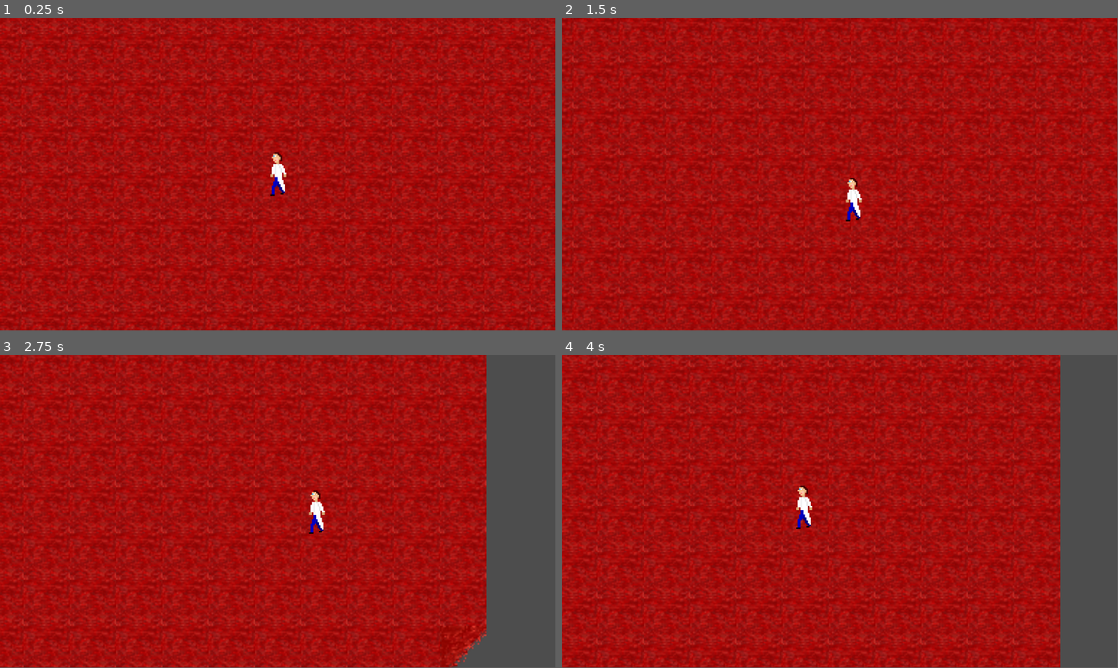
Above: before the commit, frames 1-4 (two rows, left to right).
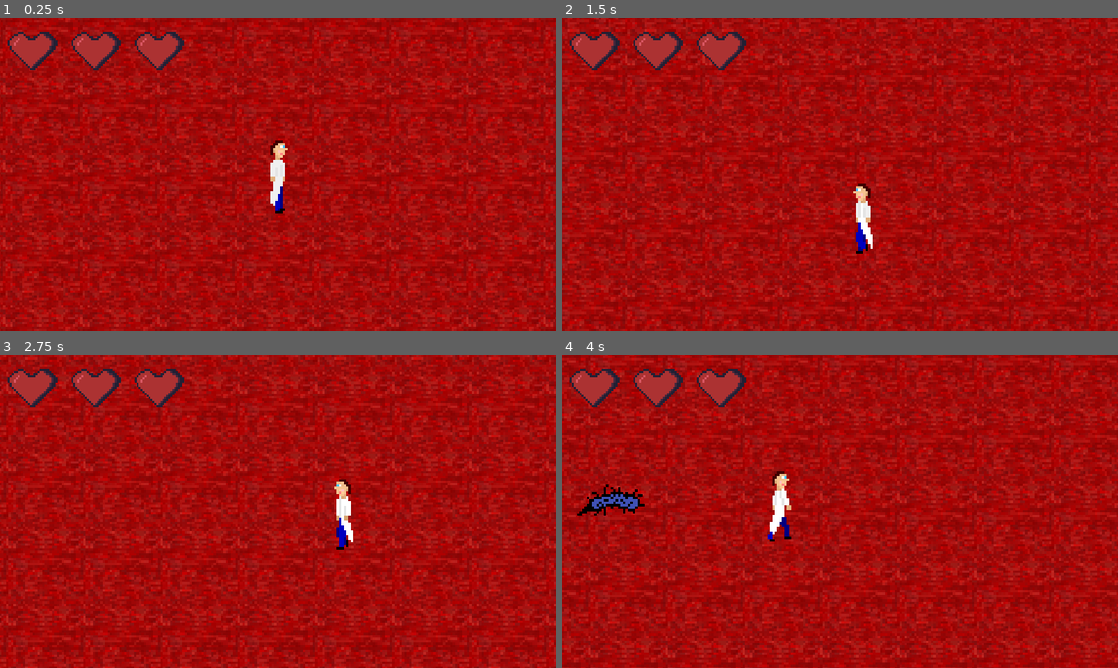
Above: after the commit, the same moments.

Repository: TheFlameFish/HawkesJam-1-Entry
Game: Godot game, scene res://Scenes/main.tscn
Two runs of this game, one before a commit and one after it. Both use one fixed random seed, a clock stepped at 60 frames per second and the inputs below.
Inputs (mouse positions are in pixels of both pictures, inside the frame that each line leads up to):
- Up to frame 1 (0.25 s): no input
- Up to frame 2 (1.5 s): tap Enter at 0.5 s; move the mouse to (962, 158) at 0.52 s; hold D (move_right) 0.53-1.28 s; move the mouse to (728, 190) at 1.27 s; hold S (move_down) from 1.28 s (still down)
- Up to frame 3 (2.75 s): move the mouse to (333, 442) at 2.02 s; release S (move_down) at 2.03 s; hold D (move_right) from 2.03 s (still down)
- Up to frame 4 (4 s): move the mouse to (812, 574) at 2.77 s; release D (move_right) at 2.78 s; hold W (move_up) 2.78-3.53 s; move the mouse to (1006, 558) at 3.52 s; hold A (move_left) from 3.53 s (still down)
In our replay, the window is 799x449 before the commit and 800x450 after it. These sizes can differ from the game's own. Grey fills any space a smaller window leaves; there, only what the larger window draws over its background counts as a difference.

The runs differ from the first frame. In frame 1, 25% of the frame differs, in the area x 0-100%, y 0-100%; in frame 2, 24%; in frame 3, 34%; in frame 4, 33%.

Commit message:
Added enemy, blood cell particles, and health system

Diff:
--- /dev/null
+++ b/Scenes/HealthDisplay.gd
@@ -0,0 +1,28 @@
+extends Control
+
+var health
+var shield
+
+var player
+
+# Called when the node enters the scene tree for the first time.
+func _ready():
+	player = $"../../Player"
+
+
+# Called every frame. 'delta' is the elapsed time since the previous frame.
+func _process(delta):
+	health = player.health
+	shield = player.shield
+
+	update($"Heart1",1)
+	update($"Heart2",2)
+	update($"Heart3",3)
+
+func update(heart,number):
+	if (shield >= number):
+		heart.set_status("shield")
+	elif (health >= number):
+		heart.set_status("default")
+	else:
+		heart.set_status("dead")
--- /dev/null
+++ b/Scenes/Heart.gd
@@ -0,0 +1,20 @@
+extends Sprite2D
+
+var state_machine
+
+# Called when the node enters the scene tree for the first time.
+func _ready():
+	state_machine = $AnimationTree.get("parameters/playback")
+
+
+# Called every frame. 'delta' is the elapsed time since the previous frame.
+func _process(delta):
+	pass
+
+func set_status(status):
+	if status == "default":
+		state_machine.travel("Default")
+	elif status == "dead":
+		state_machine.travel("Decay")
+	elif status == "shield":
+		state_machine.travel("Shielded")
--- /dev/null
+++ b/Scenes/enemy.tscn
@@ -0,0 +1,126 @@
+[gd_scene load_steps=15 format=3 uid="uid://baefmaialchoi"]
+
+[ext_resource type="Script" path="res://Scripts/enemy.gd" id="1_n6g3a"]
+[ext_resource type="Texture2D" uid="uid://c3bqoto4aec5h" path="res://Textures/bacteria.png" id="1_w1rad"]
+
+[sub_resource type="RectangleShape2D" id="RectangleShape2D_kipgo"]
+size = Vector2(20, 6)
+
+[sub_resource type="Animation" id="Animation_q1kbl"]
+length = 0.001
+tracks/0/type = "value"
+tracks/0/imported = false
+tracks/0/enabled = true
+tracks/0/path = NodePath("Sprite2D:frame")
+tracks/0/interp = 1
+tracks/0/loop_wrap = true
+tracks/0/keys = {
+"times": PackedFloat32Array(0),
+"transitions": PackedFloat32Array(1),
+"update": 1,
+"values": [0]
+}
+
+[sub_resource type="Animation" id="Animation_ba6ee"]
+resource_name = "wiggle"
+length = 0.8
+loop_mode = 1
+tracks/0/type = "value"
+tracks/0/imported = false
+tracks/0/enabled = true
+tracks/0/path = NodePath("Sprite2D:frame")
+tracks/0/interp = 1
+tracks/0/loop_wrap = true
+tracks/0/keys = {
+"times": PackedFloat32Array(0, 0.1, 0.2, 0.3, 0.4, 0.5, 0.6, 0.7),
+"transitions": PackedFloat32Array(1, 1, 1, 1, 1, 1, 1, 1),
+"update": 1,
+"values": [0, 1, 2, 3, 4, 5, 6, 7]
+}
+
+[sub_resource type="Animation" id="Animation_4cm78"]
+resource_name = "wiggle_slow"
+length = 1.6
+tracks/0/type = "value"
+tracks/0/imported = false
+tracks/0/enabled = true
+tracks/0/path = NodePath("Sprite2D:frame")
+tracks/0/interp = 1
+tracks/0/loop_wrap = true
+tracks/0/keys = {
+"times": PackedFloat32Array(0, 0.2, 0.4, 0.6, 0.8, 1, 1.2, 1.4),
+"transitions": PackedFloat32Array(1, 1, 1, 1, 1, 1, 1, 1),
+"update": 1,
+"values": [0, 1, 2, 3, 4, 5, 6, 7]
+}
+
+[sub_resource type="AnimationLibrary" id="AnimationLibrary_paybm"]
+_data = {
+"RESET": SubResource("Animation_q1kbl"),
+"wiggle": SubResource("Animation_ba6ee"),
+"wiggle_slow": SubResource("Animation_4cm78")
+}
+
+[sub_resource type="AnimationNodeAnimation" id="AnimationNodeAnimation_xp1qc"]
+animation = &"wiggle"
+
+[sub_resource type="AnimationNodeAnimation" id="AnimationNodeAnimation_7ioyx"]
+animation = &"wiggle_slow"
+
+[sub_resource type="AnimationNodeStateMachineTransition" id="AnimationNodeStateMachineTransition_px511"]
+advance_mode = 2
+
+[sub_resource type="AnimationNodeStateMachineTransition" id="AnimationNodeStateMachineTransition_nypyu"]
+
+[sub_resource type="AnimationNodeStateMachineTransition" id="AnimationNodeStateMachineTransition_shuhq"]
+switch_mode = 2
+advance_mode = 2
+
+[sub_resource type="AnimationNodeStateMachine" id="AnimationNodeStateMachine_pebrm"]
+states/wiggle/node = SubResource("AnimationNodeAnimation_xp1qc")
+states/wiggle/position = Vector2(381, 100)
+states/wiggle_slow/node = SubResource("AnimationNodeAnimation_7ioyx")
+states/wiggle_slow/position = Vector2(553, 37)
+transitions = ["Start", "wiggle", SubResource("AnimationNodeStateMachineTransition_px511"), "wiggle", "wiggle_slow", SubResource("AnimationNodeStateMachineTransition_nypyu"), "wiggle_slow", "wiggle", SubResource("AnimationNodeStateMachineTransition_shuhq")]
+graph_offset = Vector2(-15, -26)
+
+[sub_resource type="RectangleShape2D" id="RectangleShape2D_p4s3w"]
+size = Vector2(25, 13)
+
+[node name="Enemy" type="CharacterBody2D" groups=["ImmuneTarget"]]
+collision_layer = 2
+collision_mask = 15
+platform_floor_layers = 4294967040
+script = ExtResource("1_n6g3a")
+
+[node name="Sprite2D" type="Sprite2D" parent="."]
+texture_filter = 1
+texture = ExtResource("1_w1rad")
+hframes = 5
+vframes = 2
+
+[node name="CollisionShape2D" type="CollisionShape2D" parent="."]
+position = Vector2(4, -1)
+shape = SubResource("RectangleShape2D_kipgo")
+
+[node name="AnimationPlayer" type="AnimationPlayer" parent="."]
+libraries = {
+"": SubResource("AnimationLibrary_paybm")
+}
+
+[node name="AnimationTree" type="AnimationTree" parent="."]
+libraries = {
+"": SubResource("AnimationLibrary_paybm")
+}
+tree_root = SubResource("AnimationNodeStateMachine_pebrm")
+anim_player = NodePath("../AnimationPlayer")
+
+[node name="DamageHitbox" type="Area2D" parent="."]
+collision_layer = 16
+collision_mask = 12
+
+[node name="CollisionShape2D" type="CollisionShape2D" parent="DamageHitbox"]
+position = Vector2(2.5, -1.5)
+shape = SubResource("RectangleShape2D_p4s3w")
+
+[connection signal="body_entered" from="DamageHitbox" to="." method="_on_damage_hitbox_body_entered"]
--- a/Scenes/main.tscn
+++ b/Scenes/main.tscn
@@ -1,10 +1,15 @@
-[gd_scene load_steps=11 format=3 uid="uid://ch5jab7mudhle"]
+[gd_scene load_steps=37 format=3 uid="uid://ch5jab7mudhle"]
 
 [ext_resource type="PackedScene" uid="uid://dsffyc8e6vgif" path="res://Scenes/player.tscn" id="1_hlq75"]
 [ext_resource type="Texture2D" uid="uid://bouaa1cmgl35f" path="res://Textures/Flesh/Floor_Full.png" id="2_b0jmd"]
 [ext_resource type="Texture2D" uid="uid://dphpiretlkthn" path="res://Textures/Flesh/Floor_Edge.png" id="3_4x640"]
 [ext_resource type="Texture2D" uid="uid://vncbpjdqm1ia" path="res://Textures/Flesh/Floor_Corner.png" id="4_11ehc"]
 [ext_resource type="Texture2D" uid="uid://ouxytc5mc86u" path="res://Textures/Flesh/Floor_Tiles.png" id="4_dyv7m"]
+[ext_resource type="PackedScene" uid="uid://baefmaialchoi" path="res://Scenes/enemy.tscn" id="6_we701"]
+[ext_resource type="Texture2D" uid="uid://bjnifgbewkywd" path="res://Textures/blood_cell.png" id="7_7ql1w"]
+[ext_resource type="Script" path="res://Scenes/HealthDisplay.gd" id="8_l7xgn"]
+[ext_resource type="Texture2D" uid="uid://c8ghhv8kvd678" path="res://Textures/Heart2.png" id="8_wqfsx"]
+[ext_resource type="Script" path="res://Scenes/Heart.gd" id="9_hoebn"]
 
 [sub_resource type="TileSetAtlasSource" id="TileSetAtlasSource_br70j"]
 resource_name = "Flesh Floor Full"
@@ -50,9 +55,162 @@
 sources/5 = SubResource("TileSetAtlasSource_yb50k")
 sources/6 = SubResource("TileSetAtlasSource_2a41x")
 
+[sub_resource type="RectangleShape2D" id="RectangleShape2D_82ba0"]
+size = Vector2(746, 101)
+
+[sub_resource type="RectangleShape2D" id="RectangleShape2D_abels"]
+size = Vector2(98, 455)
+
+[sub_resource type="RectangleShape2D" id="RectangleShape2D_3jw6p"]
+size = Vector2(105.568, 455)
+
+[sub_resource type="ParticleProcessMaterial" id="ParticleProcessMaterial_y7yc6"]
+lifetime_randomness = 0.49
+particle_flag_disable_z = true
+emission_shape = 3
+emission_box_extents = Vector3(1, 100, 1)
+angle_min = -32.4
+angle_max = 275.1
+spread = 131.461
+flatness = 1.0
+initial_velocity_min = 287.19
+initial_velocity_max = 785.39
+angular_velocity_min = -100.0
+angular_velocity_max = 100.0
+gravity = Vector3(0, 0, 0)
+scale_min = 0.7
+scale_max = 1.3
+
+[sub_resource type="Animation" id="Animation_p4v55"]
+resource_name = "Default"
+tracks/0/type = "value"
+tracks/0/imported = false
+tracks/0/enabled = true
+tracks/0/path = NodePath(".:frame")
+tracks/0/interp = 1
+tracks/0/loop_wrap = true
+tracks/0/keys = {
+"times": PackedFloat32Array(0),
+"transitions": PackedFloat32Array(1),
+"update": 1,
+"values": [0]
+}
+
+[sub_resource type="Animation" id="Animation_kv3ea"]
+length = 0.001
+tracks/0/type = "value"
+tracks/0/imported = false
+tracks/0/enabled = true
+tracks/0/path = NodePath(".:frame")
+tracks/0/interp = 1
+tracks/0/loop_wrap = true
+tracks/0/keys = {
+"times": PackedFloat32Array(0),
+"transitions": PackedFloat32Array(1),
+"update": 1,
+"values": [0]
+}
+
+[sub_resource type="Animation" id="Animation_wh4fp"]
+resource_name = "Decay"
+length = 0.7
+tracks/0/type = "value"
+tracks/0/imported = false
+tracks/0/enabled = true
+tracks/0/path = NodePath(".:frame")
+tracks/0/interp = 1
+tracks/0/loop_wrap = true
+tracks/0/keys = {
+"times": PackedFloat32Array(0, 0.1, 0.2, 0.3, 0.4, 0.5, 0.6),
+"transitions": PackedFloat32Array(1, 1, 1, 1, 1, 1, 1),
+"update": 1,
+"values": [0, 1, 2, 3, 4, 5, 6]
+}
+
+[sub_resource type="Animation" id="Animation_7ecko"]
+resource_name = "Regenerate"
+length = 0.7
+tracks/0/type = "value"
+tracks/0/imported = false
+tracks/0/enabled = true
+tracks/0/path = NodePath(".:frame")
+tracks/0/interp = 1
+tracks/0/loop_wrap = true
+tracks/0/keys = {
+"times": PackedFloat32Array(0, 0.1, 0.2, 0.3, 0.4, 0.5, 0.6),
+"transitions": PackedFloat32Array(1, 1, 1, 1, 1, 1, 1),
+"update": 1,
+"values": [6, 5, 4, 3, 2, 1, 0]
+}
+
+[sub_resource type="Animation" id="Animation_5qbf4"]
+resource_name = "Shielded"
+length = 0.1
+tracks/0/type = "value"
+tracks/0/imported = false
+tracks/0/enabled = true
+tracks/0/path = NodePath(".:frame")
+tracks/0/interp = 1
+tracks/0/loop_wrap = true
+tracks/0/keys = {
+"times": PackedFloat32Array(0, 0.4),
+"transitions": PackedFloat32Array(1, 1),
+"update": 1,
+"values": [8, 9]
+}
+
+[sub_resource type="AnimationLibrary" id="AnimationLibrary_pj2ij"]
+_data = {
+"Decay": SubResource("Animation_wh4fp"),
+"Default": SubResource("Animation_p4v55"),
+"RESET": SubResource("Animation_kv3ea"),
+"Regenerate": SubResource("Animation_7ecko"),
+"Shielded": SubResource("Animation_5qbf4")
+}
+
+[sub_resource type="AnimationNodeAnimation" id="AnimationNodeAnimation_hhqun"]
+animation = &"Decay"
+
+[sub_resource type="AnimationNodeAnimation" id="AnimationNodeAnimation_gj78i"]
+animation = &"Default"
+
+[sub_resource type="AnimationNodeAnimation" id="AnimationNodeAnimation_jm7iq"]
+animation = &"Regenerate"
+
+[sub_resource type="AnimationNodeAnimation" id="AnimationNodeAnimation_0vd18"]
+animation = &"Shielded"
+
+[sub_resource type="AnimationNodeStateMachineTransition" id="AnimationNodeStateMachineTransition_xgrgo"]
+advance_mode = 2
+
+[sub_resource type="AnimationNodeStateMachineTransition" id="AnimationNodeStateMachineTransition_xjed8"]
+
+[sub_resource type="AnimationNodeStateMachineTransition" id="AnimationNodeStateMachineTransition_whsus"]
+switch_mode = 2
+
+[sub_resource type="AnimationNodeStateMachineTransition" id="AnimationNodeStateMachineTransition_u8812"]
+switch_mode = 2
+
+[sub_resource type="AnimationNodeStateMachineTransition" id="AnimationNodeStateMachineTransition_7n5y4"]
+
+[sub_resource type="AnimationNodeStateMachineTransition" id="AnimationNodeStateMachineTransition_v6h8k"]
+
+[sub_resource type="AnimationNodeStateMachine" id="AnimationNodeStateMachine_lsw0g"]
+states/Decay/node = SubResource("AnimationNodeAnimation_hhqun")
+states/Decay/position = Vector2(516, 3)
+states/Default/node = SubResource("AnimationNodeAnimation_gj78i")
+states/Default/position = Vector2(362, 100)
+states/Regenerate/node = SubResource("AnimationNodeAnimation_jm7iq")
+states/Regenerate/position = Vector2(516, 159)
+states/Shielded/node = SubResource("AnimationNodeAnimation_0vd18")
+states/Shielded/position = Vector2(338, 208)
+transitions = ["Start", "Default", SubResource("AnimationNodeStateMachineTransition_xgrgo"), "Default", "Decay", SubResource("AnimationNodeStateMachineTransition_xjed8"), "Decay", "Regenerate", SubResource("AnimationNodeStateMachineTransition_whsus"), "Regenerate", "Default", SubResource("AnimationNodeStateMachineTransition_u8812"), "Default", "Shielded", SubResource("AnimationNodeStateMachineTransition_7n5y4"), "Shielded", "Default", SubResource("AnimationNodeStateMachineTransition_v6h8k")]
+graph_offset = Vector2(-66, -21)
+
 [node name="Main" type="Node2D"]
 
 [node name="TileMap" type="TileMap" parent="."]
+texture_filter = 1
 tile_set = SubResource("TileSet_noh4c")
 format = 2
 layer_0/tile_data = PackedInt32Array(196605, 65542, 1, 262141, 65542, 1, 262142, 65542, 1, 327679, 65542, 1, 262144, 65 …(7045 unchanged characters)…
@@ -61,5 +219,153 @@
 position = Vector2(273, 161)
 
 [node name="Camera2D" type="Camera2D" parent="Player"]
-zoom = Vector2(3, 3)
+zoom = Vector2(5, 5)
 position_smoothing_enabled = true
+
+[node name="Bounaries" type="Node2D" parent="."]
+
+[node name="UpBounds" type="StaticBody2D" parent="Bounaries"]
+
+[node name="CollisionShape2D" type="CollisionShape2D" parent="Bounaries/UpBounds"]
+position = Vector2(208, -178.5)
+shape = SubResource("RectangleShape2D_82ba0")
+
+[node name="LowerBounds" type="StaticBody2D" parent="Bounaries"]
+position = Vector2(0, 610)
+
+[node name="CollisionShape2D" type="CollisionShape2D" parent="Bounaries/LowerBounds"]
+position = Vector2(208, -178.5)
+shape = SubResource("RectangleShape2D_82ba0")
+
+[node name="LeftBounds" type="StaticBody2D" parent="Bounaries"]
+position = Vector2(-400, 305)
+
+[node name="CollisionShape2D" type="CollisionShape2D" parent="Bounaries/LeftBounds"]
+position = Vector2(159, -178.5)
+shape = SubResource("RectangleShape2D_abels")
+
+[node name="RightBounds" type="StaticBody2D" parent="Bounaries"]
+position = Vector2(498, 305)
+
+[node name="CollisionShape2D" type="CollisionShape2D" parent="Bounaries/RightBounds"]
+position = Vector2(159, -178.5)
+shape = SubResource("RectangleShape2D_abels")
+
+[node name="UpperRightBounds" type="StaticBody2D" parent="Bounaries"]
+position = Vector2(498, 305)
+
+[node name="CollisionShape2D" type="CollisionShape2D" parent="Bounaries/UpperRightBounds"]
+position = Vector2(138.324, -447.324)
+rotation = -0.785398
+shape = SubResource("RectangleShape2D_3jw6p")
+
+[node name="UpperLeftBounds" type="StaticBody2D" parent="Bounaries"]
+position = Vector2(-400, 305)
+
+[node name="CollisionShape2D" type="CollisionShape2D" parent="Bounaries/UpperLeftBounds"]
+position = Vector2(187, -455)
+rotation = 0.785398
+shape = SubResource("RectangleShape2D_3jw6p")
+
+[node name="LowerLeftBounds" type="StaticBody2D" parent="Bounaries"]
+position = Vector2(-400, 305)
+
+[node name="CollisionShape2D" type="CollisionShape2D" parent="Bounaries/LowerLeftBounds"]
+position = Vector2(190, 102)
+rotation = -0.785398
+shape = SubResource("RectangleShape2D_3jw6p")
+
+[node name="LowerRightBounds" type="StaticBody2D" parent="Bounaries"]
+position = Vector2(-400, 305)
+
+[node name="CollisionShape2D" type="CollisionShape2D" parent="Bounaries/LowerRightBounds"]
+position = Vector2(1036, 91)
+rotation = 0.785398
+shape = SubResource("RectangleShape2D_3jw6p")
+
+[node name="Enemy" parent="." instance=ExtResource("6_we701")]
+
+[node name="GPUParticles2D" type="GPUParticles2D" parent="."]
+texture_filter = 1
+position = Vector2(-350, 125)
+scale = Vector2(1, 3.14)
+amount = 438
+process_material = SubResource("ParticleProcessMaterial_y7yc6")
+texture = ExtResource("7_7ql1w")
+lifetime = 30.0
+visibility_rect = Rect2(0, -125, 1000, 250)
+
+[node name="HUD" type="CanvasLayer" parent="."]
+
+[node name="Health" type="Control" parent="HUD"]
+layout_mode = 3
+anchors_preset = 0
+offset_right = 512.0
+offset_bottom = 149.0
+scale = Vector2(0.75, 0.75)
+script = ExtResource("8_l7xgn")
+
+[node name="Heart1" type="Sprite2D" parent="HUD/Health"]
+texture_filter = 1
+position = Vector2(87.5, 88.5)
+scale = Vector2(5.46875, 5.46875)
+texture = ExtResource("8_wqfsx")
+hframes = 8
+vframes = 2
+script = ExtResource("9_hoebn")
+
+[node name="AnimationTree" type="AnimationTree" parent="HUD/Health/Heart1"]
+libraries = {
+"": SubResource("AnimationLibrary_pj2ij")
+}
+tree_root = SubResource("AnimationNodeStateMachine_lsw0g")
+anim_player = NodePath("../AnimationPlayer")
+
+[node name="AnimationPlayer" type="AnimationPlayer" parent="HUD/Health/Heart1"]
+libraries = {
+"": SubResource("AnimationLibrary_pj2ij")
+}
+
+[node name="Heart2" type="Sprite2D" parent="HUD/Health"]
+texture_filter = 1
+position = Vector2(87.5, 88.5)
+scale = Vector2(5.46875, 5.46875)
+texture = ExtResource("8_wqfsx")
+offset = Vector2(32, 0)
+hframes = 8
+vframes = 2
+script = ExtResource("9_hoebn")
+
+[node name="AnimationTree" type="AnimationTree" parent="HUD/Health/Heart2"]
+libraries = {
+"": SubResource("AnimationLibrary_pj2ij")
+}
+tree_root = SubResource("AnimationNodeStateMachine_lsw0g")
+anim_player = NodePath("../AnimationPlayer")
+
+[node name="AnimationPlayer" type="AnimationPlayer" parent="HUD/Health/Heart2"]
+libraries = {
+"": SubResource("AnimationLibrary_pj2ij")
+}
+
+[node name="Heart3" type="Sprite2D" parent="HUD/Health"]
+texture_filter = 1
+position = Vector2(87.5, 88.5)
+scale = Vector2(5.46875, 5.46875)
+texture = ExtResource("8_wqfsx")
+offset = Vector2(64, 0)
+hframes = 8
+vframes = 2
+script = ExtResource("9_hoebn")
+
+[node name="AnimationTree" type="AnimationTree" parent="HUD/Health/Heart3"]
+libraries = {
+"": SubResource("AnimationLibrary_pj2ij")
+}
+tree_root = SubResource("AnimationNodeStateMachine_lsw0g")
+anim_player = NodePath("../AnimationPlayer")
+
+[node name="AnimationPlayer" type="AnimationPlayer" parent="HUD/Health/Heart3"]
+libraries = {
+"": SubResource("AnimationLibrary_pj2ij")
+}
--- a/Scenes/player.tscn
+++ b/Scenes/player.tscn
@@ -206,7 +206,40 @@
 [sub_resource type="RectangleShape2D" id="RectangleShape2D_r6y5i"]
 size = Vector2(11, 30)
 
-[node name="Player" type="CharacterBody2D"]
+[sub_resource type="AnimationNodeAnimation" id="AnimationNodeAnimation_itlhs"]
+animation = &"idle_right"
+
+[sub_resource type="AnimationNodeAnimation" id="AnimationNodeAnimation_o4btg"]
+animation = &"run_right"
+
+[sub_resource type="AnimationNodeAnimation" id="AnimationNodeAnimation_lot1f"]
+animation = &"walk_right"
+
+[sub_resource type="AnimationNodeStateMachineTransition" id="AnimationNodeStateMachineTransition_qgejx"]
+
+[sub_resource type="AnimationNodeStateMachineTransition" id="AnimationNodeStateMachineTransition_2s2tr"]
+
+[sub_resource type="AnimationNodeStateMachineTransition" id="AnimationNodeStateMachineTransition_sf610"]
+
+[sub_resource type="AnimationNodeStateMachineTransition" id="AnimationNodeStateMachineTransition_htgs2"]
+
+[sub_resource type="AnimationNodeStateMachineTransition" id="AnimationNodeStateMachineTransition_2elqn"]
+advance_mode = 2
+
+[sub_resource type="AnimationNodeStateMachine" id="AnimationNodeStateMachine_3xvsa"]
+states/Start/position = Vector2(255, 122)
+states/idle_right/node = SubResource("AnimationNodeAnimation_itlhs")
+states/idle_right/position = Vector2(501, 128)
+states/run_right/node = SubResource("AnimationNodeAnimation_o4btg")
+states/run_right/position = Vector2(654, 189)
+states/walk_right/node = SubResource("AnimationNodeAnimation_lot1f")
+states/walk_right/position = Vector2(677, 71)
+transitions = ["idle_right", "walk_right", SubResource("AnimationNodeStateMachineTransition_qgejx"), "walk_right", "idle_right", SubResource("AnimationNodeStateMachineTransition_2s2tr"), "idle_right", "run_right", SubResource("AnimationNodeStateMachineTransition_sf610"), "run_right", "idle_right", SubResource("AnimationNodeStateMachineTransition_htgs2"), "Start", "idle_right", SubResource("AnimationNodeStateMachineTransition_2elqn")]
+graph_offset = Vector2(-33, 1)
+
+[node name="Player" type="CharacterBody2D" groups=["EnemyTarget", "ImmuneTarget"]]
+collision_layer = 8
+platform_floor_layers = 4294967040
 script = ExtResource("1_w3y5j")
 
 [node name="Sprite" type="Sprite2D" parent="."]
@@ -224,3 +257,11 @@
 [node name="CollisionShape2D" type="CollisionShape2D" parent="."]
 position = Vector2(0.499999, 0)
 shape = SubResource("RectangleShape2D_r6y5i")
+
+[node name="AnimationTree" type="AnimationTree" parent="."]
+root_node = NodePath("../Sprite")
+libraries = {
+"": SubResource("AnimationLibrary_01cc3")
+}
+tree_root = SubResource("AnimationNodeStateMachine_3xvsa")
+anim_player = NodePath("../Sprite/PlayerAnimation")
--- /dev/null
+++ b/Scripts/enemy.gd
@@ -0,0 +1,55 @@
+extends CharacterBody2D
+
+const SPEED = 100
+var speed
+var target
+
+var state_machine
+
+# Called when the node enters the scene tree for the first time.
+func _ready():
+	speed = SPEED
+	state_machine = $AnimationTree.get("parameters/playback")
+
+
+# Called every frame. 'delta' is the elapsed time since the previous frame.
+func _physics_process(delta):
+	target = find_target()
+
+
+	if target != null:
+		var difference = Vector2(target.position - position)
+		velocity = difference.normalized() * speed
+
+
+
+		if (difference.x > 0):
+			$Sprite2D.flip_h = 0
+		elif (difference.x < 0):
+			$Sprite2D.flip_h = 1
+
+
+	move_and_slide()
+
+func find_target():
+	var all_targets = get_tree().get_nodes_in_group("EnemyTarget")
+	var closest_target = null
+
+	if (all_targets.size() > 0):
+		closest_target = all_targets[0]
+		for target in all_targets:
+			var distance_to_target = global_position.distance_squared_to(target.global_position)
+			var distance_to_closest_target = global_position.distance_squared_to(closest_target.global_position)
+			if (distance_to_target < distance_to_closest_target):
+				closest_target = target
+
+	return closest_target
+
+
+func _on_damage_hitbox_body_entered(body):
+	if body.is_in_group("EnemyTarget") && body.has_method("take_damage"):
+		body.take_damage(1)
+		speed = 0
+		state_machine.travel("wiggle_slow")
+		await get_tree().create_timer(1.6).timeout
+		speed = SPEED
--- a/Scripts/player.gd
+++ b/Scripts/player.gd
@@ -7,11 +7,16 @@
 var gravity = ProjectSettings.get_setting("physics/2d/default_gravity")
 
 var animator
-var state
+var sprite
+var state_machine
+
+var shield = 0
+var health = 3
 
 func _ready():
 	animator = $Sprite/PlayerAnimation
-	state = "Idle"
+	sprite = $Sprite
+	state_machine = $AnimationTree.get("parameters/playback")
 
 func _physics_process(delta):
 	# Get the input direction and handle the movement/deceleration.
@@ -23,6 +28,22 @@
 	velocity = movement_vector
 
 	# Animation
+	if get_local_mouse_position().x < 0:      # direction_x < 0:
+		sprite.scale.x = -1
+	elif get_local_mouse_position().x > 0:      # direction_x > 0:
+		sprite.scale.x = 1
 
+	if movement_vector != Vector2.ZERO:
+		state_machine.travel("walk_right")
+	else:
+		state_machine.travel("idle_right")
 
 	move_and_slide()
+
+func take_damage(damage):
+	if (shield > 0):
+		shield -= damage
+	else:
+		health -= damage
+	print("Health: " + str(health))
+	print("Shield: " + str(shield))
--- a/project.godot
+++ b/project.godot
@@ -14,6 +14,10 @@
 run/main_scene="res://Scenes/main.tscn"
 config/features=PackedStringArray("4.2", "GL Compatibility")
 config/icon="res://icon.svg"
+
+[display]
+
+window/stretch/mode="canvas_items"
 
 [input]
 
@@ -46,3 +50,4 @@
 
 renderer/rendering_method="gl_compatibility"
 renderer/rendering_method.mobile="gl_compatibility"
+environment/defaults/default_clear_color=Color(0.282353, 0, 0.0588235, 1)
Not shown: 1 places in Scenes/player.tscn that only renumber resources
Binary file added: Textures/Heart.aseprite
Binary file added: Textures/Heart.png
Not shown, added: Textures/Heart.png.import
Binary file added: Textures/Heart/Heart_frame1.png
Not shown, added: Textures/Heart/Heart_frame1.png.import
Binary file added: Textures/Heart/Heart_frame2.png
Not shown, added: Textures/Heart/Heart_frame2.png.import
Binary file added: Textures/Heart/Heart_frame3.png
Not shown, added: Textures/Heart/Heart_frame3.png.import
Binary file added: Textures/Heart/Heart_frame4.png
Not shown, added: Textures/Heart/Heart_frame4.png.import
(and 16 more such lines)
